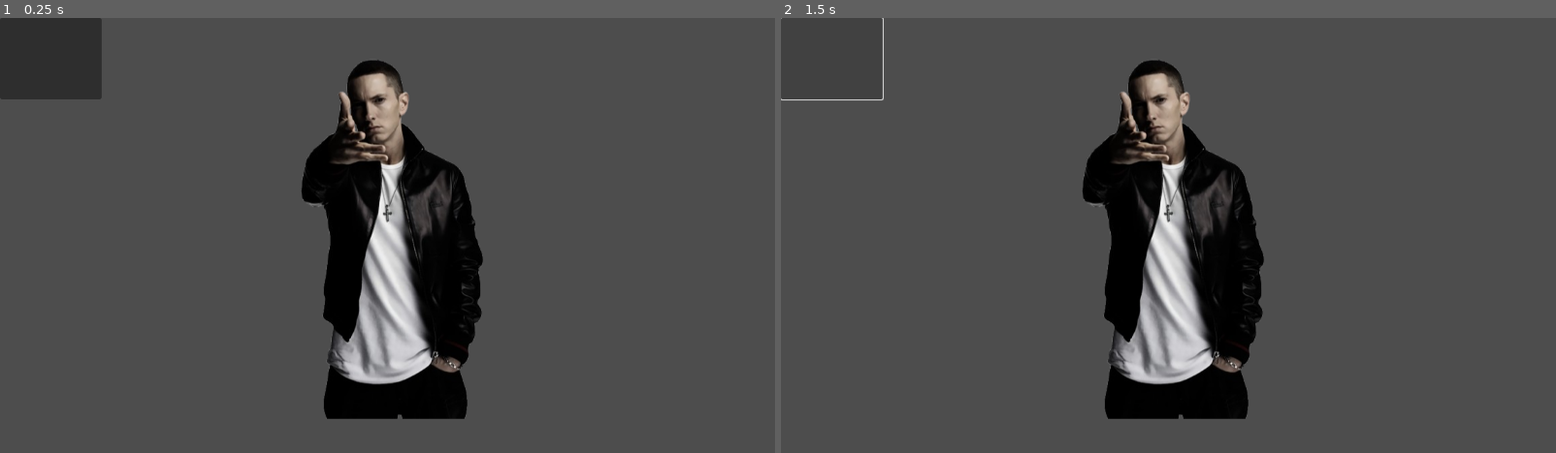
Above: before the commit, frames 1-2 (left to right).
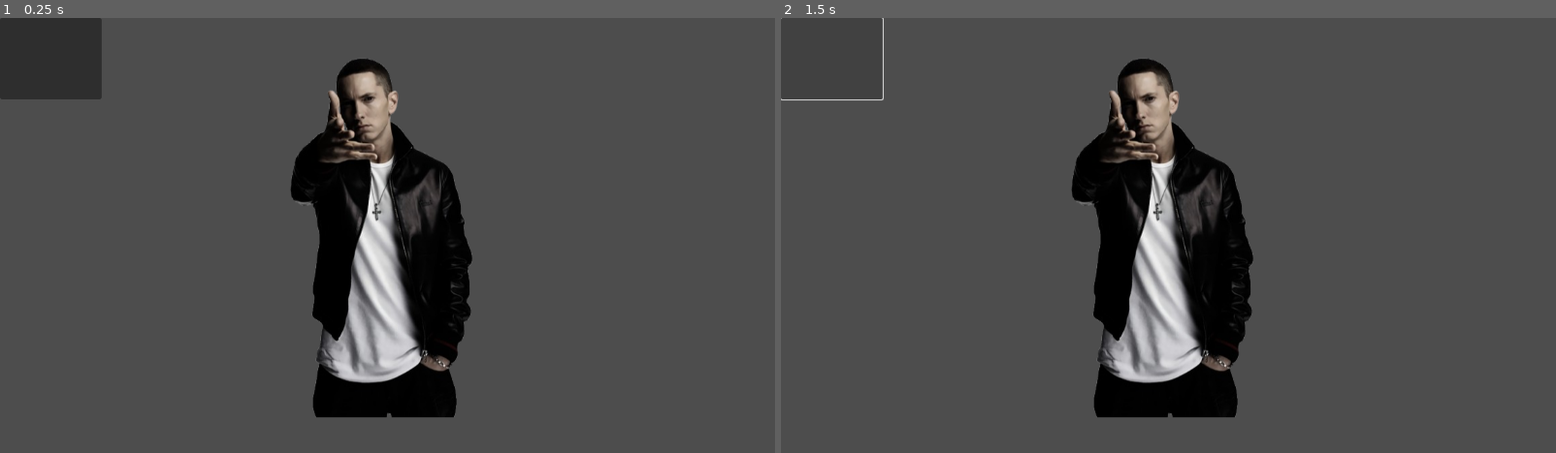
Above: after the commit, the same moments.

Repository: Toxagen/GithubTest2
Game: Godot game, scene res://Test.tscn
The game is run twice, just before and just after one commit, with the same random seed, the same clock (stepped at 60 frames per second) and the same inputs.
Inputs (mouse positions are in pixels of both pictures, inside the frame that each line leads up to):
- Up to frame 1 (0.25 s): no input
- Up to frame 2 (1.5 s): click (835, 57) at 0.5 s; click (835, 57) at 1.25 s

The runs differ from the first frame. In frame 1, 7.4% of the frame differs, in the area x 37-63%, y 9-93%; in frame 2, 7.4%.

Commit message:
Update Test.tscn

Diff:
--- a/Test.tscn
+++ b/Test.tscn
@@ -8,7 +8,7 @@
 script = ExtResource("1_2au82")
 
 [node name="Proxy-image-removebg-preview" type="Sprite2D" parent="."]
-position = Vector2(571, 314)
+position = Vector2(555, 312)
 texture = ExtResource("1_myinc")
 script = ExtResource("3_8tn2x")
 
